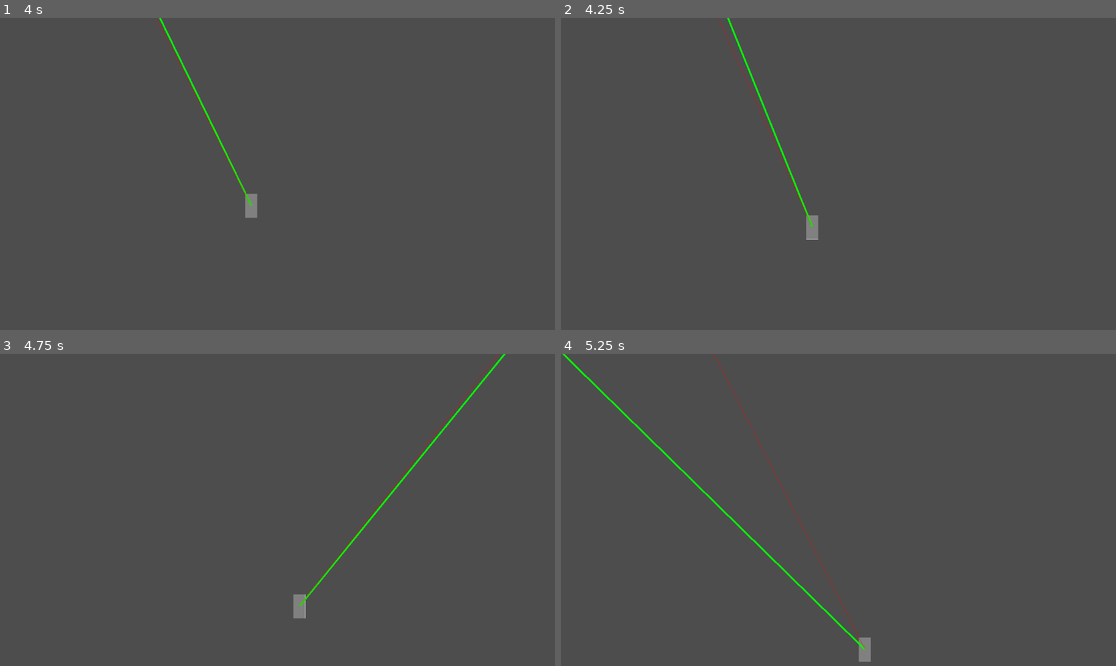
Above: before the commit, frames 1-4 (two rows, left to right).
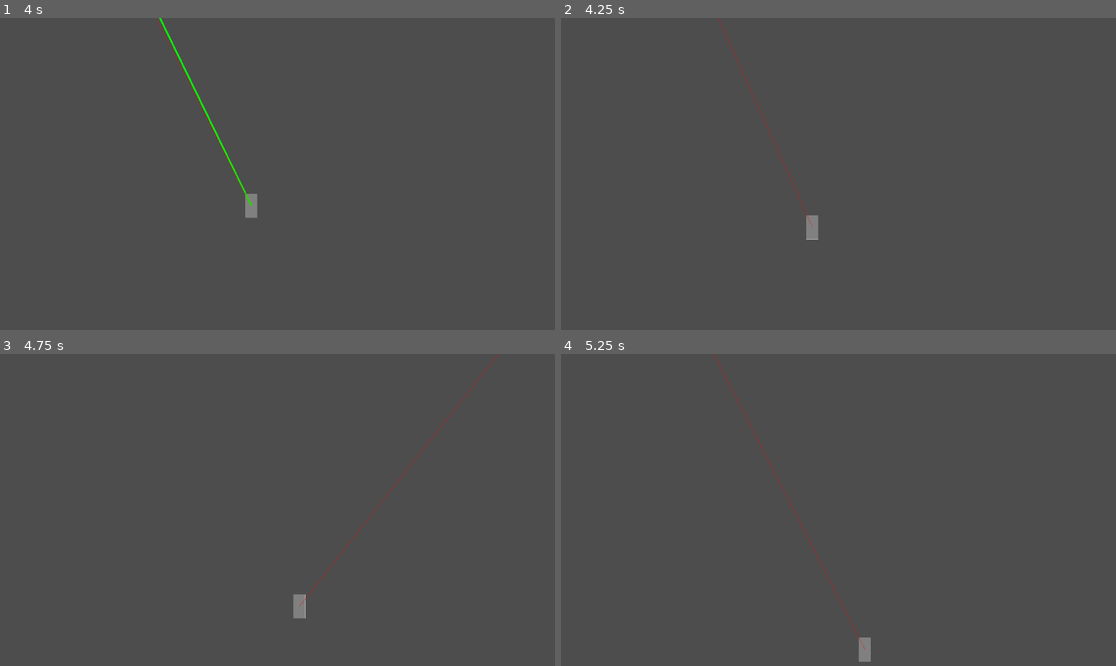
Above: after the commit, the same moments.

Repository: 25luve/Ragebait
Game: Godot game, scene res://testingscene.tscn
Same seed, same stepped clock (60 frames per second), same inputs: the game is played once before the commit and once after it. The project has no main scene, so this scene is started directly.
Inputs (mouse positions are in pixels of both pictures, inside the frame that each line leads up to):
- Up to frame 1 (4 s): move the mouse to (249, 236) at 0.52 s; hold D (move_right) 0.53-2.03 s; tap W (move_up) at 0.77, 1.52, 3.02, 3.77 s; move the mouse to (444, 220) at 1.27 s; move the mouse to (111, 127) at 2.02 s; hold A (move_left) from 2.03 s (still down); move the mouse to (305, 174) at 2.77 s; move the mouse to (194, 96) at 3.52 s
- Up to frame 2 (4.25 s): keep holding A (move_left); tap 0 (Debug, bound only after the commit) at 4.15 s
- Up to frame 3 (4.75 s): move the mouse to (399, 494) at 4.27 s; release A (move_left) at 4.28 s; hold D (move_right) from 4.28 s (still down); tap W (move_up) at 4.52 s
- Up to frame 4 (5.25 s): keep holding D (move_right); move the mouse to (727, 525) at 5.02 s

Frame 1 is identical in both runs. In frame 2, 0.3% of the frame differs, in the area x 29-46%, y 0-68%; in frame 3, 0.4%; in frame 4, 0.5%, in the area x 0-55%, y 0-95%.

Commit message:
adding debug key

Diff:
--- a/player.gd
+++ b/player.gd
@@ -67,6 +67,9 @@
 	line2.add_point(Vector2.ZERO)
 	line2.add_point(slow_line)
 
+	if Input.is_action_just_pressed("Debug"):
+		line.visible = !line.visible
+
 	print("collision: ", ray.is_colliding())
 	print("end point: ", endpoint)
 	print("start_point: ", global_position)
--- a/project.godot
+++ b/project.godot
@@ -36,6 +36,11 @@
 "events": [Object(InputEventKey,"resource_local_to_scene":false,"resource_name":"","device":-1,"window_id":0,"alt_press …(192 unchanged characters)…
 ]
 }
+Debug={
+"deadzone": 0.2,
+"events": [Object(InputEventKey,"resource_local_to_scene":false,"resource_name":"","device":-1,"window_id":0,"alt_pressed":false,"shift_pressed":false,"ctrl_pressed":false,"meta_pressed":false,"pressed":false,"keycode":0,"physical_keycode":48,"key_label":0,"unicode":48,"location":0,"echo":false,"script":null)
+]
+}
 
 [physics]
 
